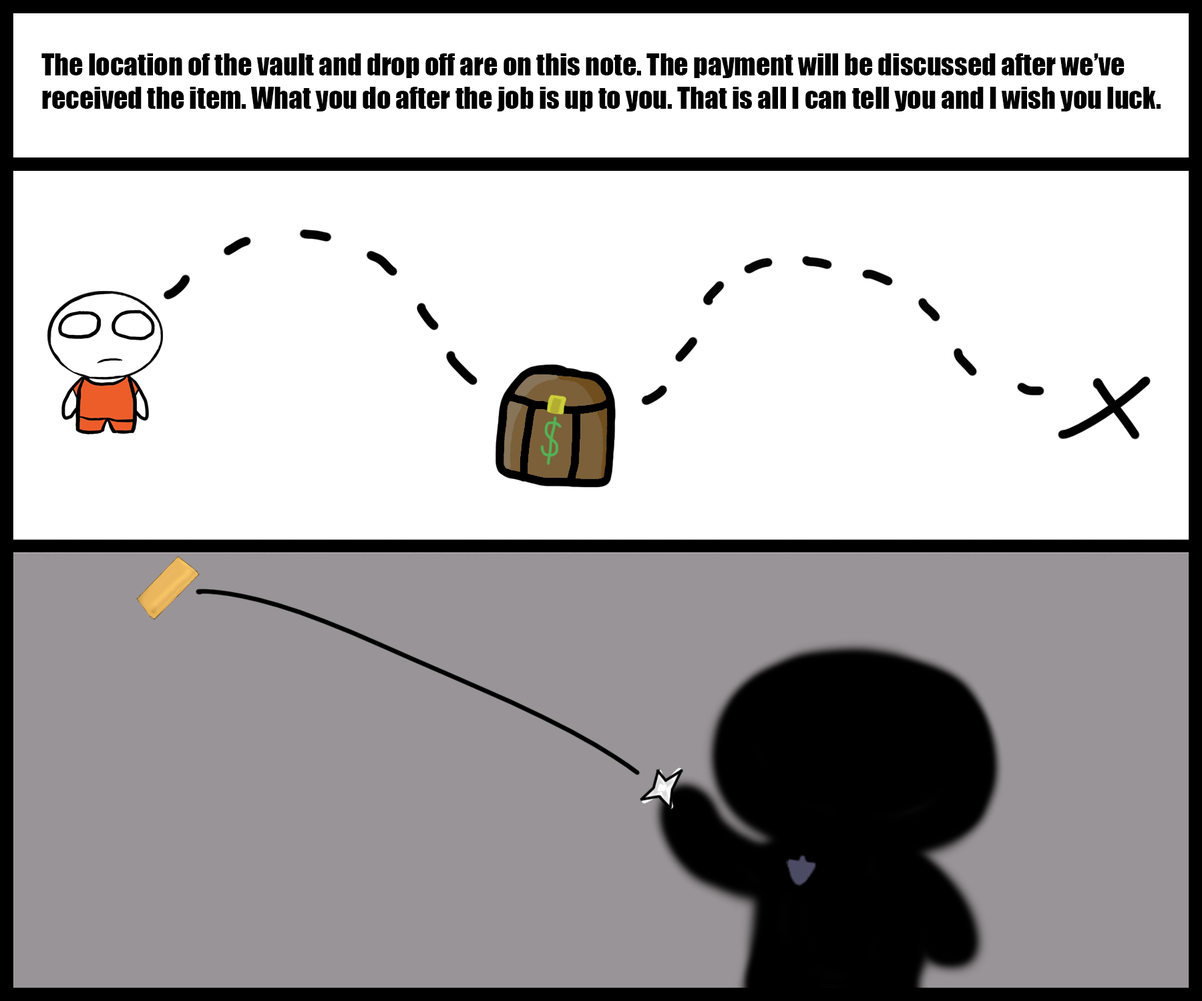
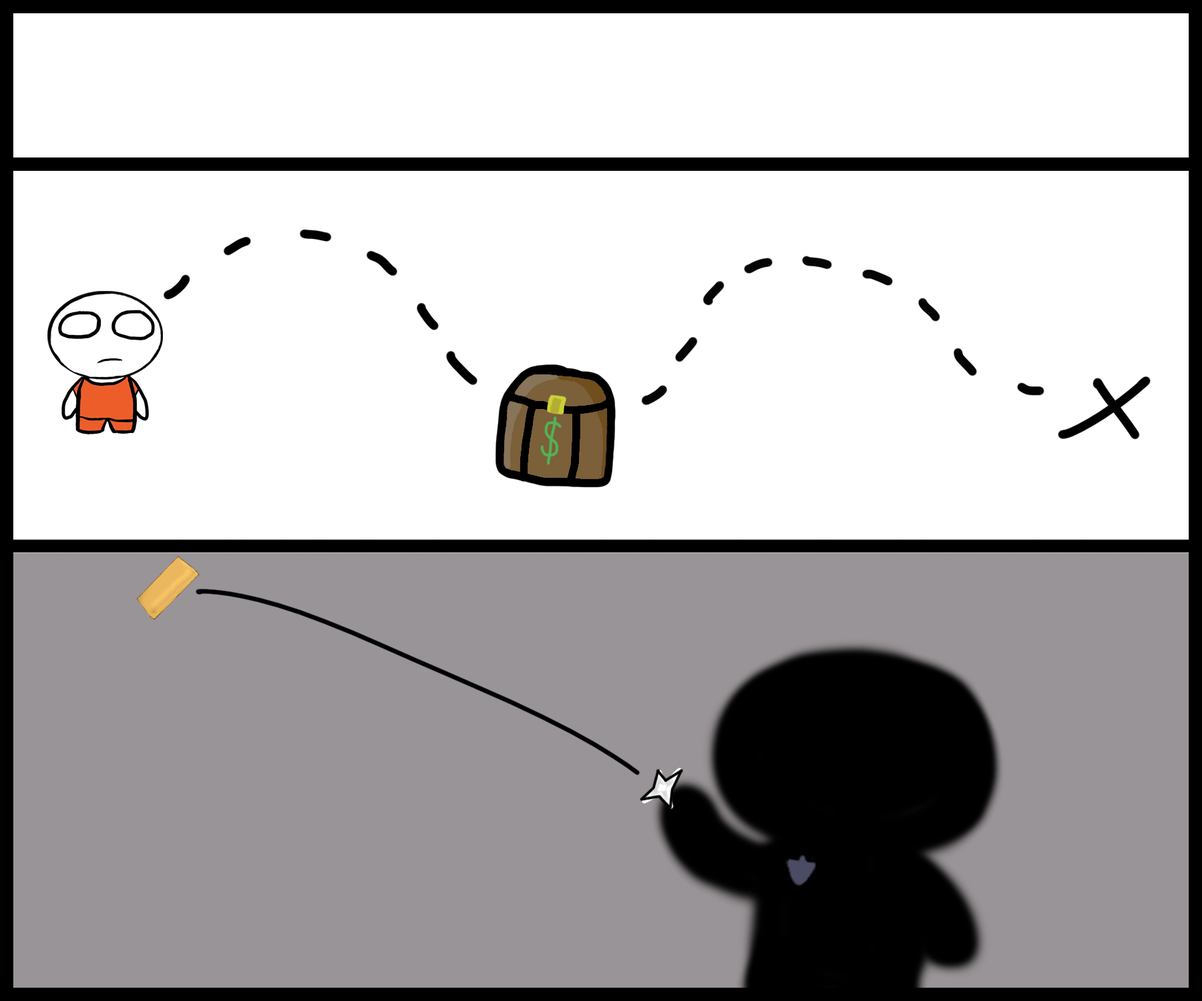
Layers edited between the first and the second 1202×1001 image:
hid "The location of the vault and drop off are on this note. The pa" over [41, 53, 1161, 112]
